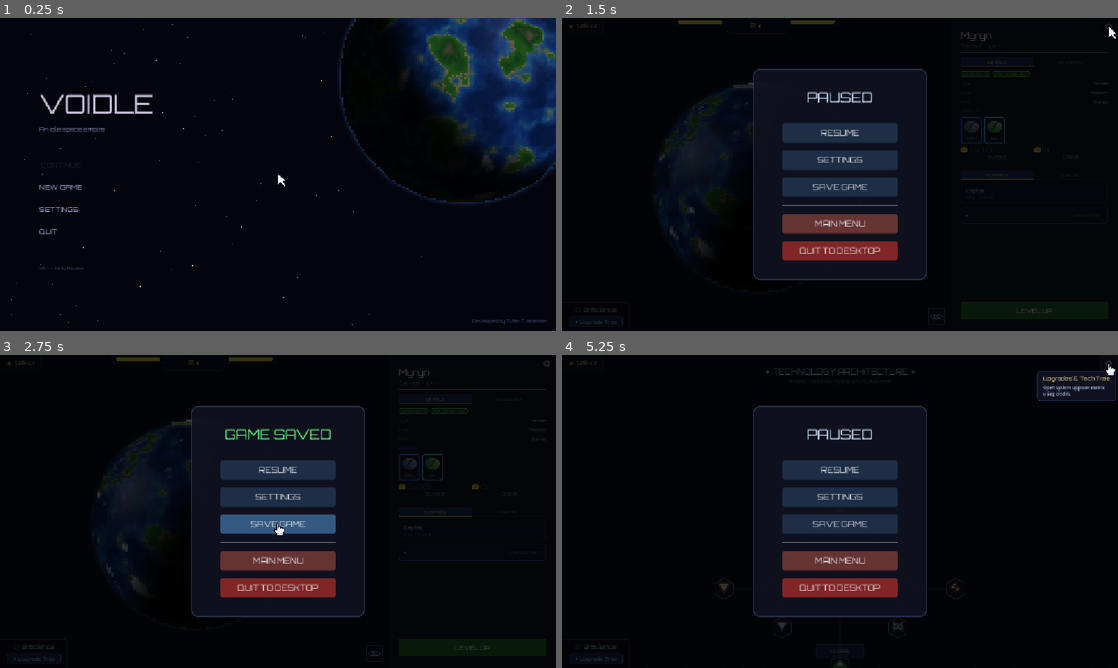
Above: before the commit, frames 1-4 (two rows, left to right).
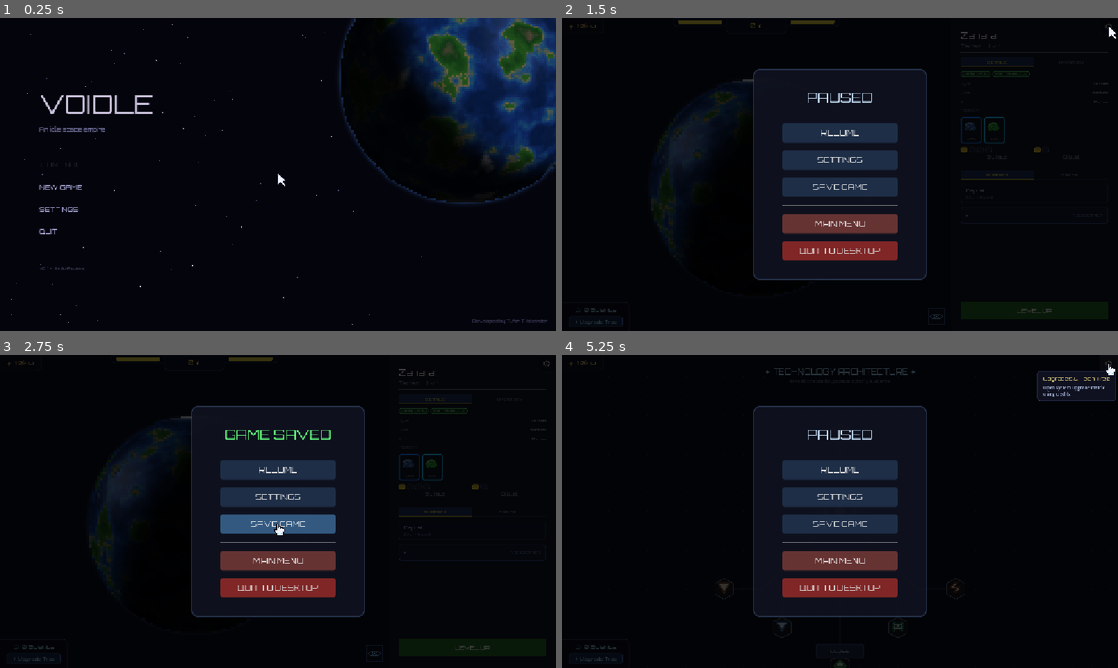
Above: after the commit, the same moments.

Repository: Sasete/Voidle
Game: Godot game, scene res://scenes/MainMenu.tscn
Two runs of this game, one before a commit and one after it. Both use one fixed random seed, a clock stepped at 60 frames per second and the inputs below.
Inputs:
- Up to frame 1 (0.25 s): no input
- Up to frame 2 (1.5 s): click "NEW GAME" at 0.5 s; click "⚙" at 1.25 s
- Up to frame 3 (2.75 s): click "SAVE GAME" at 2 s
- Up to frame 4 (5.25 s): click "MAIN MENU" at 2.75 s; click "NEW GAME" at 3.5 s; click "✦ Upgrade Tree" at 4.25 s; click "⚙" at 5 s

The runs differ from the first frame. In frame 1, 0.4% of the frame differs, in the area x 7-98%, y 24-98%; in frame 2, 1.2%; in frame 3, 1.3%, in the area x 16-84%, y 4-94%; in frame 4, 0.7%.

Commit message:
Icon & build settings etc

Diff:
--- a/project.godot
+++ b/project.godot
@@ -13,15 +13,13 @@
 config/name="Voidle"
 run/main_scene="res://scenes/MainMenu.tscn"
 config/features=PackedStringArray("4.7", "Forward Plus")
+boot_splash/bg_color=Color(0, 0, 0, 1)
+boot_splash/stretch_mode=0
+boot_splash/image="res://resources/iBright Games Logo.png"
 config/icon="res://icon.svg"
-boot_splash/image="res://resources/iBright Games Logo.png"
-boot_splash/bg_color=Color(0, 0, 0, 1)
-boot_splash/fullsize=false
-boot_splash/use_filter=true
 boot_splash/minimum_display_time=1800
 
 [autoload]
-SettingsManager="*res://scripts/system/SettingsManager.gd"
 
 SceneTransition="*res://scripts/ui/SceneTransition.gd"
 GameState="*res://scripts/game/GameState.gd"
@@ -35,6 +33,7 @@
 ShipCommandRegistry="*res://scripts/ships/ShipCommandRegistry.gd"
 AudioManager="*res://scripts/system/AudioManager.gd"
 AchievementManager="*res://scripts/game/AchievementManager.gd"
+SettingsManager="*res://scripts/system/SettingsManager.gd"
 
 [display]
 
@@ -48,5 +47,7 @@
 
 [rendering]
 
+textures/canvas_textures/default_texture_filter=0
 rendering_device/driver.windows="d3d12"
 textures/vram_compression/import_etc2_astc=true
+environment/defaults/default_clear_color=Color(0, 0, 0, 1)
--- a/resources/buildings/advanced_lab.tres
+++ b/resources/buildings/advanced_lab.tres
@@ -17,7 +17,7 @@
 min_planet_lv = 2
 tick_duration = 15.0
 energy_per_tick = -8.0
-output_type = 2
+output_type = 5
 output_amount = 25.0
 input_type = 0
 input_amount = 0.0
--- a/resources/buildings/lab.tres
+++ b/resources/buildings/lab.tres
@@ -17,7 +17,7 @@
 min_planet_lv = 1
 tick_duration = 10.0
 energy_per_tick = -2.0
-output_type = 2 # Actually this is ignored by custom logic usually, but keep it
+output_type = 5
 output_amount = 5.0 # Generates 5 science per tick
 input_type = 2 # Credits? Wait, let's just make it output science. I'll handle credit consumption in ScienceLogic if I need to, or just make it take energy.
 input_amount = 0.0
--- a/scenes/planetary/PlanetaryView.tscn
+++ b/scenes/planetary/PlanetaryView.tscn
@@ -59,8 +59,6 @@
 grow_horizontal = 2
 grow_vertical = 2
 script = ExtResource("1_aaaa")
-random_on_start = null
-debug_seed = null
 
 [node name="Background" type="ColorRect" parent="." unique_id=505283722]
 layout_mode = 1
--- /dev/null
+++ b/scenes/tools/IconExporter.tscn
@@ -0,0 +1,13 @@
+[gd_scene load_steps=2 format=3 uid="uid://cx600qxyu14aa"]
+
+[ext_resource type="Script" path="res://scripts/tools/IconExporter.gd" id="1_xabcy"]
+
+[node name="IconExporter" type="Node"]
+script = ExtResource("1_xabcy")
+export_path = "res://icon_export.png"
+resolution = Vector2i(512, 512)
+planet_type = 0
+seed_value = 8888
+light_angle = 0.5
+rotation_offset = 0.0
+planet_size = 1.0
--- a/scripts/game/GameState.gd
+++ b/scripts/game/GameState.gd
@@ -396,6 +396,7 @@
 			"colonize_duration": pp.colonize_duration,
 			"is_colonized":      pp.is_colonized,
 			"districts_used":    pp.districts_used,
+			"district_levels":   pp.district_levels,
 			"buildings":         pp.buildings,
 			"stored_resources":  pp.stored_resources,
 			"has_spaceport":     pp.has_spaceport,
@@ -403,6 +404,7 @@
 		}
 	data["global_resources"]    = global_resources
 	data["unlocked_buildings"]  = unlocked_buildings
+	data["light_angle"]         = light_angle
 	data["achievements"]        = AchievementManager.get_save_data()
 	var file := FileAccess.open(SAVE_PATH, FileAccess.WRITE)
 	if file:
@@ -440,6 +442,7 @@
 
 	global_resources    = data.get("global_resources",   {})
 	unlocked_buildings  = data.get("unlocked_buildings", {})
+	light_angle         = data.get("light_angle",        0.8)
 
 	if data.has("achievements"):
 		AchievementManager.load_save(data["achievements"])
@@ -460,6 +463,7 @@
 		pp.colonize_duration = d.get("colonize_duration", 30.0)
 		pp.is_colonized      = d.get("is_colonized",     false)
 		pp.districts_used    = d.get("districts_used",   0)
+		pp.district_levels   = d.get("district_levels",  {})
 		pp.buildings         = d.get("buildings",        [])
 		pp.has_spaceport     = d.get("has_spaceport",    false)
 		pp.moons_unlocked    = d.get("moons_unlocked",   false)
--- a/scripts/game/ProductionManager.gd
+++ b/scripts/game/ProductionManager.gd
@@ -238,7 +238,6 @@
 			suffix = ""
 			icon_tex = MineralIcon.make(2, Color(0.75, 0.55, 1.00))
 		BuildingDef.OutputType.SCIENCE:
-			GameState.add_science(display_val)
 			suffix = " sci"
 		BuildingDef.OutputType.ENERGY:
 			display_val = 0.0 # Energy is passive, no need for popup
--- a/scripts/mission/MissionBuilderPanel.gd
+++ b/scripts/mission/MissionBuilderPanel.gd
@@ -354,6 +354,7 @@
 		icon.texture              = tex
 		icon.custom_minimum_size  = Vector2(14, 14)
 		icon.stretch_mode         = TextureRect.STRETCH_KEEP_ASPECT_CENTERED
+		icon.texture_filter       = CanvasItem.TEXTURE_FILTER_NEAREST
 		icon.mouse_filter         = Control.MOUSE_FILTER_IGNORE
 		row.add_child(icon)
 		var amt_lbl := Label.new()
--- a/scripts/planetary/PlanetaryView.gd
+++ b/scripts/planetary/PlanetaryView.gd
@@ -703,6 +703,7 @@
 	icon_rect.texture             = tex
 	icon_rect.custom_minimum_size = Vector2(18, 18)
 	icon_rect.stretch_mode        = TextureRect.STRETCH_KEEP_ASPECT_CENTERED
+	icon_rect.texture_filter      = CanvasItem.TEXTURE_FILTER_NEAREST
 	icon_rect.mouse_filter        = Control.MOUSE_FILTER_IGNORE
 	inner.add_child(icon_rect)
 
@@ -754,6 +755,7 @@
 	icon_rect.texture   = tex
 	icon_rect.mouse_filter = Control.MOUSE_FILTER_IGNORE
 	icon_rect.expand_mode = TextureRect.EXPAND_IGNORE_SIZE
+	icon_rect.texture_filter = CanvasItem.TEXTURE_FILTER_NEAREST
 
 	if show_count:
 		var vbox := VBoxContainer.new()
@@ -2967,7 +2969,10 @@
 		if poi.label == poi_label:
 			poi_layer.spawn_floating_text(poi.lon_deg, poi.lat_deg, text, color, 14, icon)
 			break
-	_build_planet_overview(current_data)
+	if _active_district_poi != null:
+		_refresh_district_energy_lbl()
+	else:
+		_build_planet_overview(current_data)
 
 func _on_production_update(_planet_seed: int, key: String, progress: float) -> void:
 	if _district_pbars.has(key):
@@ -3058,29 +3063,30 @@
 		var paused := ProductionManager.is_paused(key)
 		var out_text := "⏸ waiting"
 		if not paused:
-			var out_val := def.output_amount
+			var sk := get_node("/root/SkillTree")
+			var amount: int = m.get("entry", {}).get("amount", 1)
+			var out_val := def.output_amount * float(amount)
 			if def.output_type == BuildingDef.OutputType.CREDITS:
-				out_val *= get_node("/root/SkillTree").get_credits_mult()
+				out_val *= sk.get_credits_mult()
 			elif def.output_type == BuildingDef.OutputType.ENERGY:
 				if def.building_id == "solar_panel":
-					out_val *= get_node("/root/SkillTree").get_solar_mult()
+					out_val *= sk.get_solar_mult()
 				elif def.building_id == "generator":
-					out_val *= get_node("/root/SkillTree").get_generator_output_mult()
+					out_val *= sk.get_generator_output_mult()
 					var in_min: String = m.get("entry", {}).get("burning_mineral", "")
 					if in_min != "":
 						var rd: ResourceData = GameState.known_resources.get(in_min)
 						if rd: out_val *= float(rd.rarity)
 					else:
-						out_val = 0.0 # No fuel
+						out_val = 0.0
 			elif def.output_type == BuildingDef.OutputType.RAW_MINERAL or def.output_type == BuildingDef.OutputType.REFINED_MINERAL:
-				out_val *= get_node("/root/SkillTree").get_mine_output_mult()
-
+				out_val *= sk.get_mine_output_mult()
 			match def.output_type:
 				BuildingDef.OutputType.ENERGY:          out_text = "+%.0f ⚡" % out_val
 				BuildingDef.OutputType.CREDITS:         out_text = "+%.0f cr" % out_val
 				BuildingDef.OutputType.RAW_MINERAL:     out_text = "+%.0f ore" % out_val
 				BuildingDef.OutputType.REFINED_MINERAL: out_text = "+%.0f ref" % out_val
-
+				BuildingDef.OutputType.SCIENCE:         out_text = "+%.0f sci" % out_val
 		out_lbl.text = out_text
 		out_lbl.add_theme_color_override("font_color",
 			Color(0.45, 0.48, 0.60) if paused else fc)
@@ -4192,6 +4198,7 @@
 			var icon_rect := TextureRect.new()
 			icon_rect.texture = icon_tex
 			icon_rect.stretch_mode = TextureRect.STRETCH_KEEP_CENTERED
+			icon_rect.texture_filter = CanvasItem.TEXTURE_FILTER_NEAREST
 			icon_rect.mouse_filter = Control.MOUSE_FILTER_IGNORE
 			chip_btn.add_child(icon_rect)
 			icon_rect.set_anchors_and_offsets_preset(Control.PRESET_CENTER)
@@ -6038,6 +6045,7 @@
 		var alt_icon := TextureRect.new()
 		alt_icon.texture = MineralIcon.make(alternative.tier, alternative.display_color)
 		alt_icon.stretch_mode = TextureRect.STRETCH_KEEP_CENTERED
+		alt_icon.texture_filter = CanvasItem.TEXTURE_FILTER_NEAREST
 		alt_icon.mouse_filter = Control.MOUSE_FILTER_IGNORE
 		alt_btn.add_child(alt_icon)
 		alt_icon.set_anchors_and_offsets_preset(Control.PRESET_CENTER)
--- a/scripts/system/MainMenu.gd
+++ b/scripts/system/MainMenu.gd
@@ -6,11 +6,11 @@
 
 const CREDITS_LINES := [
 	"Developed by Tufan T. Iskender",
-	"Thanks to Irem A. Iskender",
-	"Mira M. Iskender",
-	"Ada A. Iskender",
+	"Thanks to Irem Iskender",
+	"Mira Iskender",
+	"Ada Iskender",
+	"Adem Ozcan",
 	"InEv Games",
-	"Muhammet A. Ozcan",
 ]
 const CREDITS_HOLD     := 4.2   # seconds per line
 const GLITCH_CHARS     := "!@#$%^&*<>?/\\|[]{}~±§"
@@ -310,6 +310,7 @@
 
 func _on_new_game() -> void:
 	AudioManager.play("click", 0.0)
+	GameState.delete_save()
 	SceneTransition.go("res://scenes/galaxy/GalaxyView.tscn")
 
 func _on_continue() -> void:
--- a/scripts/system/TooltipManager.gd
+++ b/scripts/system/TooltipManager.gd
@@ -52,6 +52,7 @@
 	_body_lbl.add_theme_font_size_override("normal_font_size", 9)
 	_body_lbl.add_theme_color_override("default_color", Color(0.72, 0.78, 0.92))
 	_body_lbl.custom_minimum_size = Vector2(0, 0)
+	_body_lbl.texture_filter = CanvasItem.TEXTURE_FILTER_NEAREST
 	vbox.add_child(_body_lbl)
 
 	# Spacer pushes cost to the bottom
--- /dev/null
+++ b/scripts/tools/IconExporter.gd
@@ -0,0 +1,175 @@
+extends Node
+
+@export var export_path: String = "res://icon_export.png"
+@export var resolution: Vector2i = Vector2i(512, 512)
+@export var planet_type: PlanetData.Type = PlanetData.Type.TERRAN
+@export var seed_value: int = 42
+@export var light_angle: float = 0.5 # radians (0 = midday, PI/2 = dawn/dusk)
+@export var rotation_offset: float = 0.0
+@export var planet_size: float = 1.0
+
+@export_group("Orbital Ring")
+@export var has_rings: bool = false
+@export var ring_color: Color = Color(0.85, 0.78, 0.55, 0.65)
+
+@export_group("Planet Details")
+@export var planet_pixelation: float = 256.0
+@export var city_lights: float = 1.5
+
+var _viewport: SubViewport
+var _planet: ColorRect
+var _frames_waited := 0
+
+func _ready() -> void:
+	# 1. Create a transparent viewport
+	_viewport = SubViewport.new()
+	_viewport.size = resolution
+	_viewport.transparent_bg = true
+	_viewport.render_target_update_mode = SubViewport.UPDATE_ALWAYS
+	add_child(_viewport)
+
+	if has_rings:
+		var back_ring = Control.new()
+		back_ring.position = Vector2.ZERO
+		back_ring.draw.connect(_draw_planet_rings.bind(back_ring, PI, TAU, true))
+		_viewport.add_child(back_ring)
+
+	# 2. Setup the planet renderer
+	var pr_script = preload("res://scripts/planetary/PlanetRenderer.gd")
+	_planet = pr_script.new()
+	_planet.custom_minimum_size = Vector2(resolution)
+	_planet.size = Vector2(resolution)
+
+
+	# Create data and apply defaults
+	var data := PlanetData.new()
+	data.planet_type = planet_type
+	data.seed = seed_value
+	data.planet_size = planet_size
+	data.has_atmosphere = true
+	data.atmosphere_density = 1.0
+	data.has_clouds = true
+	data.cloud_speed = 0.04
+	data.cloud_coverage = 0.55
+	data.sea_level = 0.0
+	data.continent_scale = 1.0
+	data.terrain_roughness = 1.0
+	data.specular_strength = 0.4
+	data.city_lights = city_lights
+	data.irregularity = 0.4
+	data.has_rings = has_rings
+	data.ring_color = ring_color
+	data.ring_inner = 1.25
+	data.ring_outer = 1.95
+
+	var shader := load(PlanetData.get_shader_path(data.planet_type)) as Shader
+	var mat := ShaderMaterial.new()
+	mat.shader = shader
+
+	var sz: float = clamp(data.planet_size, 0.2, 2.0)
+	var base_radius: float = clamp(0.42 * sz, 0.10, 0.48)
+	var pcount: float = planet_pixelation
+
+	mat.set_shader_parameter("rotation_offset", 0.0)
+	mat.set_shader_parameter("planet_radius", base_radius)
+	mat.set_shader_parameter("pixel_count", pcount)
+	mat.set_shader_parameter("seed", data.seed)
+	mat.set_shader_parameter("terrain_roughness", data.terrain_roughness)
+
+	# Signal to the shader that this is the IconExporter (Ecumenopolis Mode & higher bloom)
+	mat.set_shader_parameter("poi_count", -1)
+
+	var stype := PlanetData.get_shader_type(data.planet_type)
+	var colors := PlanetData.get_colors(data.planet_type)
+	match stype:
+		PlanetData.ShaderType.ROCKY:
+			mat.set_shader_parameter("cloud_speed", data.cloud_speed)
+			mat.set_shader_parameter("cloud_coverage", data.cloud_coverage)
+			mat.set_shader_parameter("has_clouds", 1.0 if data.has_clouds else 0.0)
+			mat.set_shader_parameter("atmosphere_density", data.atmosphere_density)
+			mat.set_shader_parameter("sea_level", data.sea_level)
+			mat.set_shader_parameter("continent_scale", data.continent_scale)
+			mat.set_shader_parameter("specular_strength", data.specular_strength)
+			mat.set_shader_parameter("city_lights", data.city_lights)
+			for key in colors:
+				mat.set_shader_parameter(key, colors[key])
+		PlanetData.ShaderType.GAS:
+			mat.set_shader_parameter("cloud_speed", data.cloud_speed)
+			mat.set_shader_parameter("atmosphere_density", data.atmosphere_density)
+			mat.set_shader_parameter("color_band_a", colors.get("color_sand", Vector3(0.72, 0.55, 0.35)))
+			mat.set_shader_parameter("color_band_b", colors.get("color_forest", Vector3(0.50, 0.32, 0.18)))
+			mat.set_shader_parameter("color_storm", colors.get("color_snow", Vector3(0.88, 0.82, 0.72)))
+			mat.set_shader_parameter("color_atmosphere", colors.get("color_atmosphere", Vector3(0.72, 0.55, 0.35)))
+		PlanetData.ShaderType.MOON:
+			mat.set_shader_parameter("color_highland", colors.get("color_mountain", Vector3(0.62, 0.60, 0.56)))
+			mat.set_shader_parameter("color_mare", colors.get("color_deep_ocean", Vector3(0.22, 0.21, 0.20)))
+			mat.set_shader_parameter("color_rim", colors.get("color_snow", Vector3(0.78, 0.76, 0.72)))
+			mat.set_shader_parameter("color_floor", colors.get("color_ocean", Vector3(0.16, 0.15, 0.14)))
+		PlanetData.ShaderType.ASTEROID:
+			mat.set_shader_parameter("irregularity", data.irregularity)
+			mat.set_shader_parameter("elongation", 1.0 + data.irregularity * 0.8)
+
+	_planet.material = mat
+
+	_planet.light_angle = light_angle
+	_planet.local_time_offset = 0.0
+	_planet.set_rotation_offset(rotation_offset)
+	_planet._update_light_direction()
+
+	_viewport.add_child(_planet)
+
+	if has_rings:
+		var front_ring = Control.new()
+		front_ring.position = Vector2.ZERO
+		front_ring.draw.connect(_draw_planet_rings.bind(front_ring, 0.0, PI, false))
+		_viewport.add_child(front_ring)
+
+func _draw_planet_rings(target: Control, from_a: float, to_a: float, is_back: bool) -> void:
+	if not has_rings:
+		return
+	# In IconExporter, the planet is drawn exactly at the center of the viewport with size = resolution
+	var cx:   float = resolution.x * 0.5
+	var cy:   float = resolution.y * 0.5
+	var half: float = resolution.x * 0.5
+	var yr:   float = 0.26
+	var ir:   float = half * 1.25
+	var or_:  float = half * 1.95
+	var col:  Color = ring_color
+	var bands: int  = 11
+	for k in bands:
+		var t:   float = float(k) / float(bands - 1)
+		# Cassini-like gap near the middle
+		var gap_alpha: float = 1.0 - smoothstep(0.0, 1.0, 1.0 - abs(t - 0.52) * 6.0)
+		var rx:  float = lerp(ir, or_, t)
+		var base_alp: float = 0.72 if is_back else 0.85
+		var alp: float = col.a * lerp(base_alp * 0.55, base_alp, 1.0 - abs(t - 0.5) * 2.0) * gap_alpha
+		var pts := PackedVector2Array()
+		var steps := 80
+
+		# Start and end angles
+		var start = from_a
+		var end = to_a
+
+		for i in (steps + 1):
+			var a = start + (end - start) * (float(i) / float(steps))
+			var px = cx + cos(a) * rx
+			var py = cy + sin(a) * rx * yr
+			pts.append(Vector2(px, py))
+
+		target.draw_polyline(pts, Color(col.r, col.g, col.b, alp), 2.0, true)
+
+func _process(_delta: float) -> void:
+	# Wait a few frames for the shader to compile and render
+	_frames_waited += 1
+	if _frames_waited >= 3:
+		_save_image()
+		set_process(false)
+
+func _save_image() -> void:
+	var img := _viewport.get_texture().get_image()
+	var err := img.save_png(export_path)
+	if err == OK:
+		print("SUCCESS: Planet icon exported to ", export_path)
+	else:
+		print("ERROR: Failed to save icon. Error code: ", err)
+	get_tree().quit()
--- a/scripts/ui/MineralIcon.gd
+++ b/scripts/ui/MineralIcon.gd
@@ -114,7 +114,8 @@
 		_noise_tex.noise_type = FastNoiseLite.TYPE_SIMPLEX_SMOOTH
 		_noise_tex.frequency = 0.2
 
-	var img := Image.create_empty(BASE_SIZE, BASE_SIZE, false, Image.FORMAT_RGBA8)
+	var img := Image.create(BASE_SIZE, BASE_SIZE, false, Image.FORMAT_RGBA8)
+	img.fill(Color(0, 0, 0, 0))
 	_noise_tex.seed = int(base_color.to_html().hash() + tier * 100)
 
 	var template: Array = TEMPLATES.get(tier, TEMPLATES[1])
--- a/scripts/ui/MineralIcon_backup.gd
+++ /dev/null
@@ -1,147 +0,0 @@
-## Generates 18×18 procedural pixel-art mineral icons.
-## Shape encodes tier (T1=ore blob, T2=crystal, T3=gem, T4=cross, T5=hollow diamond).
-## Color is tinted from ResourceData.display_color (hue = rarity, brightness = tier).
-class_name MineralIcon
-extends RefCounted
-
-const SIZE := 18
-
-# ── Base shapes ───────────────────────────────────────────────────────────────
-
-# T1: rounded ore blob
-static var _T1: Array[int] = [
-	0, 8160, 32760, 65532, 131070, 131070,
-	262143, 262143, 262143, 262143,
-	131070, 131070, 65532, 32760, 8160, 0, 0, 0,
-]
-
-# T2: crystal prism — flat top, wide middle, pointed bottom
-static var _T2: Array[int] = [
-	0, 0,
-	4032,   # row 2  flat top 6px  (cols 6-11)
-	8160,   # row 3  8px  (cols 5-12)
-	16368,  # row 4  10px (cols 4-13)
-	16368,  # row 5
-	16368,  # row 6
-	16368,  # row 7
-	16368,  # row 8
-	16368,  # row 9
-	8160,   # row 10 tapering
-	4032,   # row 11
-	1920,   # row 12 4px
-	768,    # row 13 bottom point 2px
-	0, 0, 0, 0,
-]
-
-# T3: solid diamond gem (rhombus)
-static var _T3: Array[int] = [
-	0, 768, 1920, 4032, 8160, 16368,
-	32760,
-	16368, 8160, 4032, 1920, 768, 0, 0, 0, 0, 0, 0,
-]
-
-# T4: engineering cross / plus
-# Vertical bar: cols 8-9 (rows 1-16), Horizontal bar: cols 2-15 (rows 7-9)
-static var _T4: Array[int] = [
-	0,
-	768, 768, 768, 768, 768, 768,          # rows 1-6: vertical bar only (cols 8-9)
-	65532, 65532, 65532,                    # rows 7-9: full horizontal (cols 2-15) ∪ vertical
-	768, 768, 768, 768, 768, 768, 768, 0,  # rows 10-16: vertical bar only
-]
-
-# T5: hollow diamond (outline only — advanced/core material)
-static var _T5: Array[int] = [
-	0,
-	768,    # row 1:  cols 8-9   (tip)
-	1920,   # row 2:  cols 7-10
-	2112,   # row 3:  cols 6,11  (edge only)
-	4128,   # row 4:  cols 5,12
-	8208,   # row 5:  cols 4,13
-	16392,  # row 6:  cols 3,14  (widest)
-	8208,   # row 7:  cols 4,13
-	4128,   # row 8:  cols 5,12
-	2112,   # row 9:  cols 6,11
-	1152,   # row 10: cols 7,10
-	768,    # row 11: cols 8-9   (tip)
-	0, 0, 0, 0, 0, 0,
-]
-
-# ── Detail overlays ───────────────────────────────────────────────────────────
-
-# T1: diagonal dark vein
-static var _T1_detail: Array[int] = [
-	0, 0, 4096, 6144, 3072, 1536,
-	512, 768, 256, 128, 192, 0, 0, 0, 0, 0, 0, 0,
-]
-
-# T2: bright right-edge facet (light hits the right crystal face)
-static var _T2_detail: Array[int] = [
-	0, 0,
-	2048,  # row 2  col 11 (right of flat top)
-	4096,  # row 3  col 12
-	8192,  # row 4  col 13
-	8192,  # row 5
-	4096,  # row 6
-	2048,  # row 7
-	0, 0, 0, 0, 0, 0, 0, 0, 0, 0,
-]
-
-# T3: upper triangular facet
-static var _T3_detail: Array[int] = [
-	0, 0, 512, 768, 1920, 4032, 0, 0, 0, 0, 0, 0, 0, 0, 0, 0, 0, 0,
-]
-
-# T4: bright center junction highlight
-static var _T4_detail: Array[int] = [
-	0, 0, 0, 0, 0, 0, 0,
-	768, 768, 768,  # rows 7-9: center cross junction
-	0, 0, 0, 0, 0, 0, 0, 0,
-]
-
-# T5: no detail (the hollow outline is distinctive enough)
-static var _T5_detail: Array[int] = [
-	0, 0, 0, 0, 0, 0, 0, 0, 0, 0, 0, 0, 0, 0, 0, 0, 0, 0,
-]
-
-static func make(tier: int, base_color: Color) -> ImageTexture:
-	var mask:        Array[int]
-	var detail:      Array[int]
-	var dark_detail: bool
-
-	match tier:
-		1:
-			mask = _T1; detail = _T1_detail; dark_detail = true
-		2:
-			mask = _T2; detail = _T2_detail; dark_detail = false
-		3:
-			mask = _T3; detail = _T3_detail; dark_detail = false
-		4:
-			mask = _T4; detail = _T4_detail; dark_detail = false
-		_:  # T5+
-			mask = _T5; detail = _T5_detail; dark_detail = false
-
-	var img := Image.create(SIZE, SIZE, false, Image.FORMAT_RGBA8)
-	img.fill(Color(0, 0, 0, 0))
-
-	var highlight := base_color.lightened(0.50)
-	var shadow    := base_color.darkened(0.45)
-	var vein      := base_color.darkened(0.60)
-	var facet     := base_color.lightened(0.70)
-
-	for y in SIZE:
-		var row:        int = mask[y]
-		var detail_row: int = detail[y]
-		for x in SIZE:
-			if not (row & (1 << x)):
-				continue
-			if detail_row & (1 << x):
-				var dc := vein if dark_detail else facet
-				dc.a = 1.0
-				img.set_pixel(x, y, dc)
-				continue
-			var t: float = (float(x) + float(SIZE - 1 - y)) / float((SIZE - 1) * 2)
-			var px_col := shadow.lerp(highlight, t)
-			px_col.a = 1.0
-			img.set_pixel(x, y, px_col)
-
-	return ImageTexture.create_from_image(img)
--- a/shaders/planet_rocky.gdshader
+++ b/shaders/planet_rocky.gdshader
@@ -126,7 +126,7 @@
 
 		// city lights: POI-based, world-space cells (rotate with terrain)
 		float night = smoothstep(0.15, 0.0, diff);
-		if (night > 0.0 && city_lights > 0.0 && poi_count > 0) {
+		if (night > 0.0 && city_lights > 0.0) {
 			// gaussian density from each POI
 			float poi_density = 0.0;
 			float spread = 28.0;
@@ -135,27 +135,33 @@
 			if (poi_count > 2) poi_density += exp(-dot(rn-poi_lights_2.xyz, rn-poi_lights_2.xyz) * spread) * poi_lights_2.w;
 			if (poi_count > 3) poi_density += exp(-dot(rn-poi_lights_3.xyz, rn-poi_lights_3.xyz) * spread) * poi_lights_3.w;
 			if (poi_count > 4) poi_density += exp(-dot(rn-poi_lights_4.xyz, rn-poi_lights_4.xyz) * spread) * poi_lights_4.w;
+
+			// If poi_count is negative, it's a signal from IconExporter to render a full ecumenopolis
+			if (poi_count < 0) poi_density = 1.0;
+
 			poi_density = clamp(poi_density, 0.0, 1.0);
 
 			if (poi_density > 0.003) {
 				float land = smoothstep(0.04, 0.12, h);
 				float pop  = poi_density * land * (1.0 - cm * 0.65);
 
-				// world-space cell — K=30 → ~3-4 screen pixels per dot → stable during rotation
-				float K   = 30.0;
-				vec3  wc  = floor(rn * K + float(seed) * 0.01);
-				float cr  = fract(sin(dot(wc.xy, vec2(127.1, 311.7)) + wc.z * 74.7) * 43758.5453);
-				float cr2 = fract(cr * 7.3517 + 0.5);
+				// Organic sprawling city light pattern using FBM
+				float city_noise = fbm3(rn * 25.0 + vec3(float(seed) * 0.01), 4);
+				city_noise = city_noise * 0.5 + 0.5; // Map from [-1, 1] to [0, 1]
 
-				float is_bright = step(1.0 - clamp(pop * 0.22, 0.0, 0.55), cr);
-				float is_dim    = step(1.0 - clamp(pop * 0.42, 0.0, 0.70), cr2) * (1.0 - is_bright);
-				float dots      = is_bright + is_dim * 0.40;
+				// Mask FBM noise with 'pop' (which represents POI density)
+				// This ensures cities ONLY appear around districts in the normal game
+				float threshold = 0.85 - pop * 0.35;
+				float dots = smoothstep(threshold, 1.0, city_noise) * pop;
 
-				// soft haze underneath the dots
-				float haze = clamp(pop * 0.55, 0.0, 0.25);
-				vec3  lc   = vec3(0.72, 0.48, 0.14);
+				// Soft ambient haze (simulated bloom for transparency support)
+				float haze = smoothstep(threshold - 0.15, 1.0, city_noise) * pop * 0.8;
 
-				surf = mix(surf, surf + lc * dots * 1.0 + lc * 0.28 * haze, night * city_lights * 0.80);
+				// HDR color for bloom effect: 3.2 for IconExporter (poi_count < 0), 2.8 for in-game
+				float hdr_mult = (poi_count < 0) ? 3.2 : 2.8;
+				vec3  lc   = vec3(1.0, 0.75, 0.3) * hdr_mult;
+
+				surf = mix(surf, surf + lc * dots + lc * 0.35 * haze, night * city_lights);
 			}
 		}
 
--- a/test_image.gd
+++ b/test_image.gd
@@ -1,5 +1,6 @@
 extends SceneTree
+
 func _init():
     var img = Image.create_empty(16, 16, false, Image.FORMAT_RGBA8)
-    print("IMAGE: ", img)
+    print(img)
     quit()
Not shown, changed: export_presets.cfg
Binary file added: icon_export.png
Not shown, added: icon_export.png.import
Not shown, added: scripts/tools/IconExporter.gd.uid
Not shown, removed: scripts/ui/MineralIcon_backup.gd.uid
